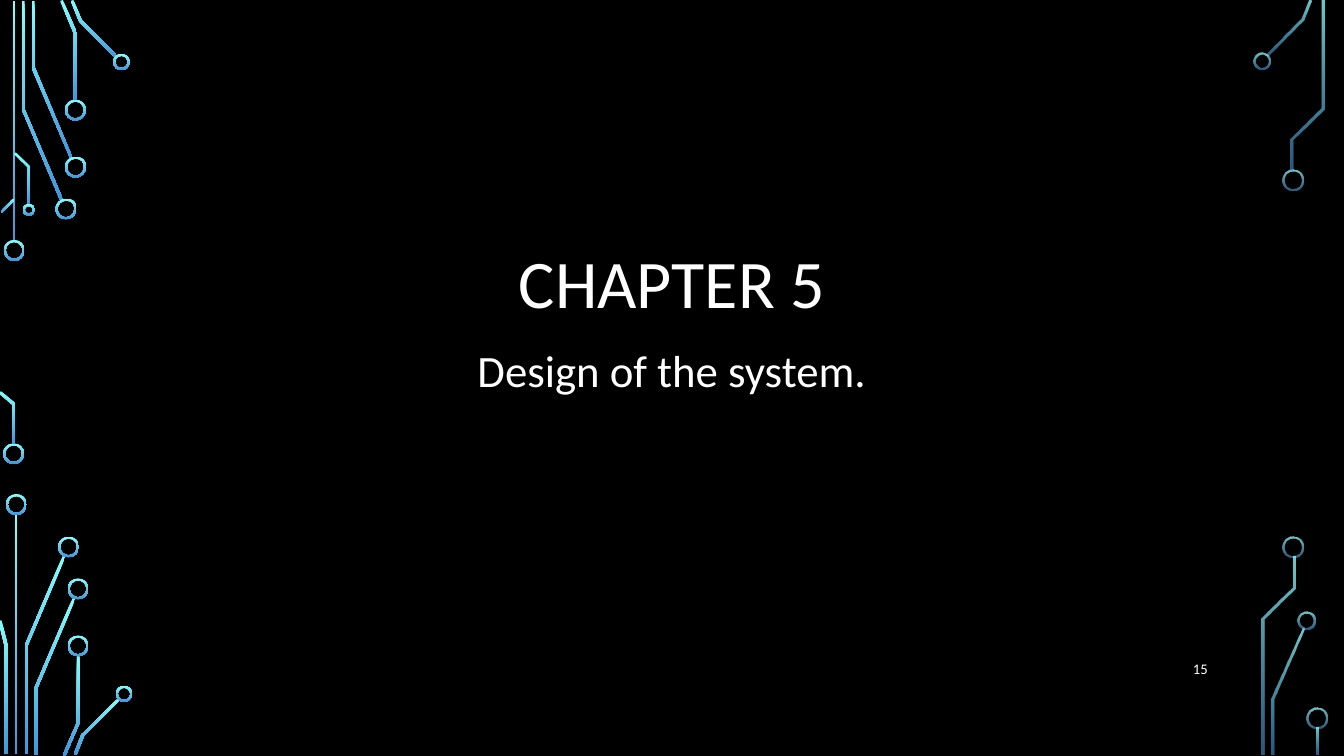
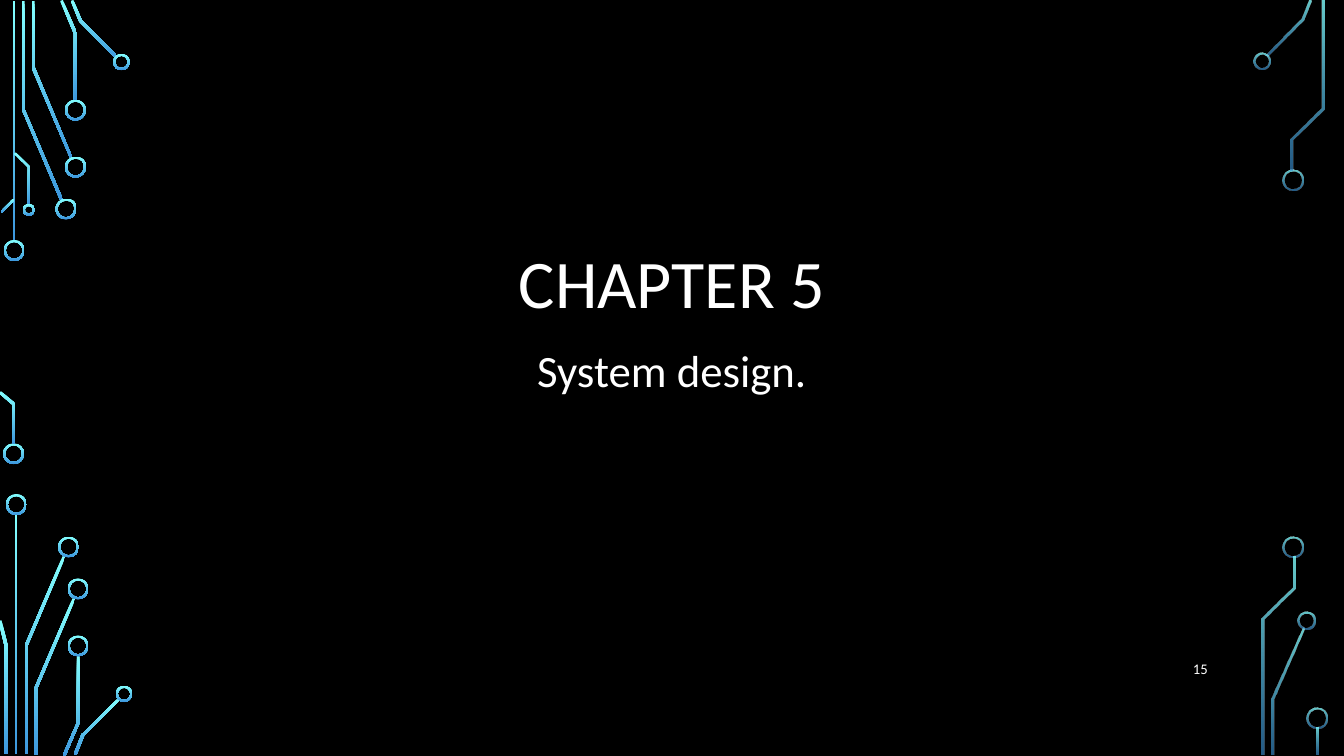
Before and after one commit to roryschram/masters, a slide deck: slide 15 of presentations/SARIG/sarig_rory_schram.pptx. Drawn at 1344x756 pixels with LibreOffice and Linux fonts; fonts in the diff are those of the drawing; background and template pictures are left out. Boxes give left, top, right and bottom in pixels: in the first picture for what was removed or moved away, otherwise in the second. Text is boxed around its words. In the diff, an @@ line names an element or a change of style, - is before the commit and + after.

```diff
--- a/presentations/SARIG/sarig_rory_schram.pptx
+++ b/presentations/SARIG/sarig_rory_schram.pptx
@@ text at (537,356,806,395): text changed @@
-Design of the system.
+System design.
```
Also in this commit, not shown: 1 other slide changed, 15 slides added, 18 slides removed.
